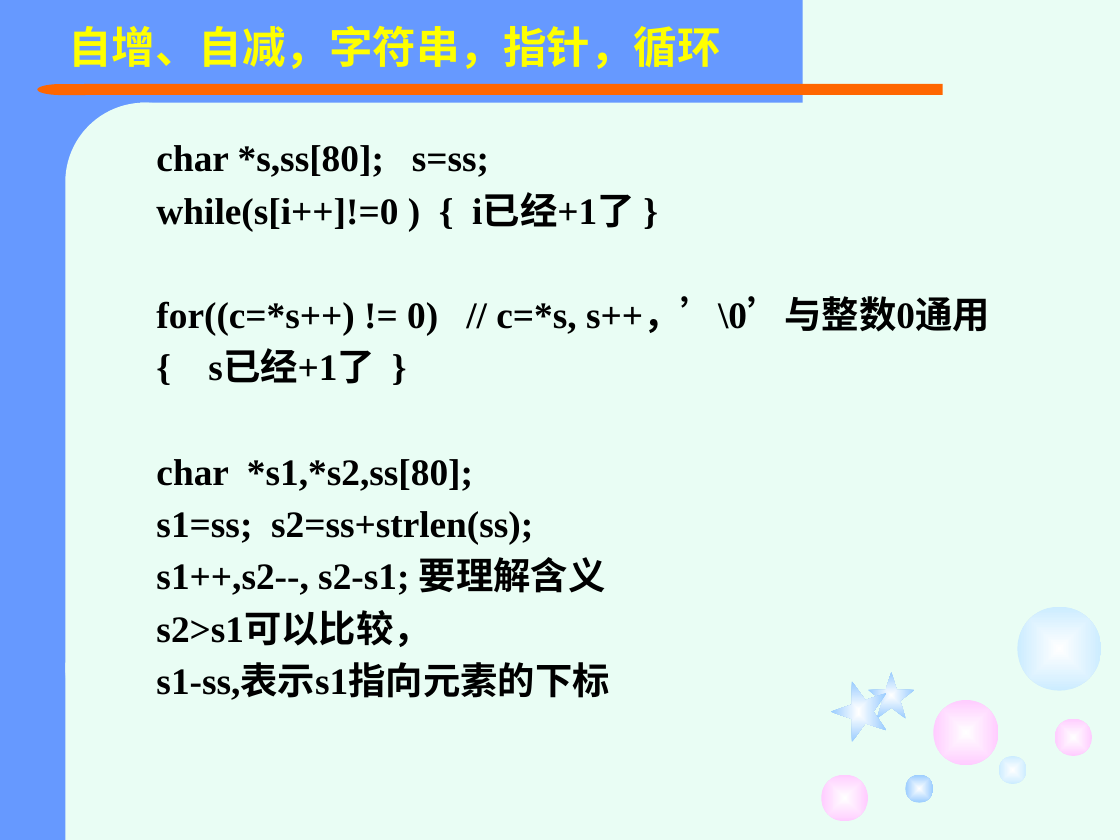
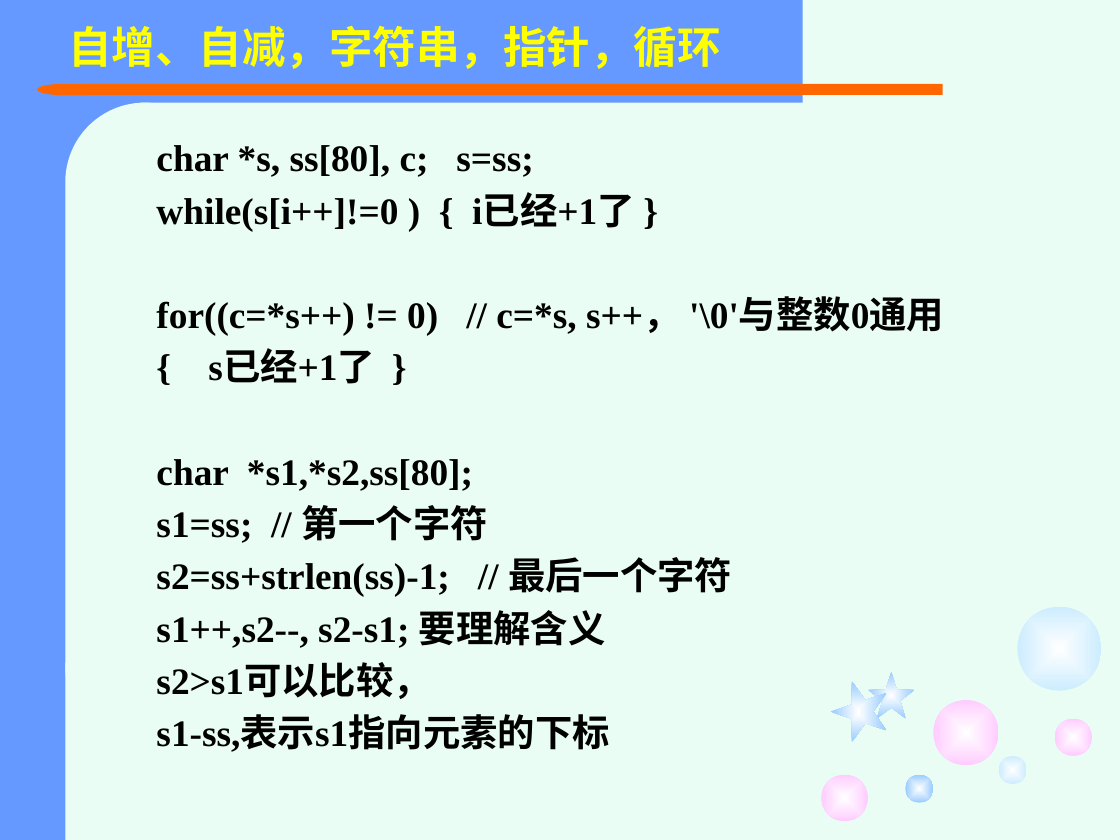
Before and after one commit to jtrfid/C-Repositories, a slide deck: slide 21 of 2015备课/课件/复习.pptx. Drawn at 1120x840 pixels with LibreOffice and Linux fonts; fonts in the diff are those of the drawing. Boxes give left, top, right and bottom in pixels: in the first picture for what was removed or moved away, otherwise in the second. Text is boxed around its words. In the diff, an @@ line names an element or a change of style, - is before the commit and + after.

```diff
--- a/2015备课/课件/复习.pptx
+++ b/2015备课/课件/复习.pptx
@@ text at bbox=[156, 145, 533, 177]: text changed @@
-char *s,ss[80]; s=ss;
+char *s, ss[80], c; s=ss;
@@ text at bbox=[156, 299, 944, 335]: text changed @@
-for((c=*s++) != 0) // c=*s, s++，’\0’与整数0通用
+for((c=*s++) != 0) // c=*s, s++， '\0'与整数0通用
@@ text at bbox=[156, 505, 732, 597]: text changed @@
-s1=ss; s2=ss+strlen(ss);
+s1=ss; // 第一个字符
+s2=ss+strlen(ss)-1; // 最后一个字符
```
Also in this commit, not shown: 2 other slides changed.
